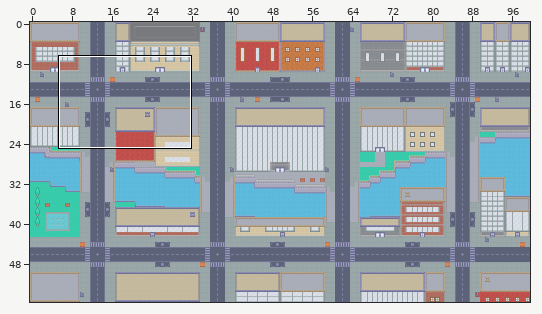
Two states of a Tiled map, assets/Maps/map_tutorial.tmx. Above: a wide view before the commit, with the close-up outlined.
Close-up. The starting point:
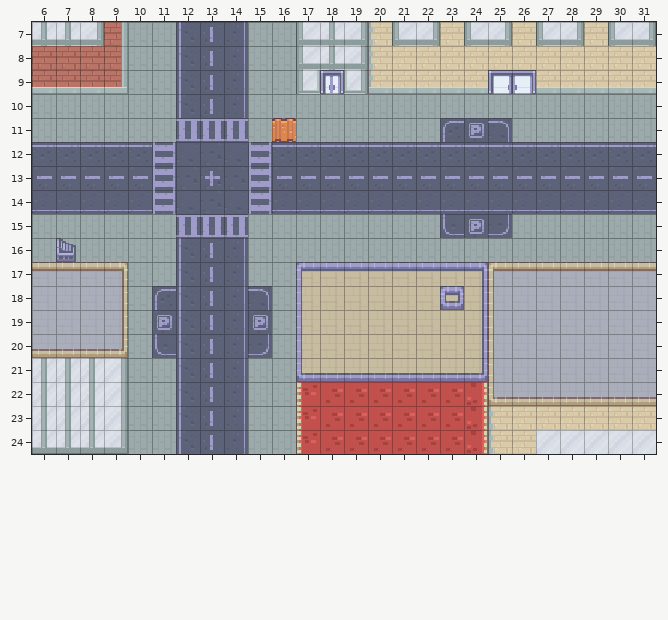
Cells are 16x16 px. Shown: x 6..31, y 7..24. The commit also changed other parts of the map, which this record leaves out.
The same view after the edit:
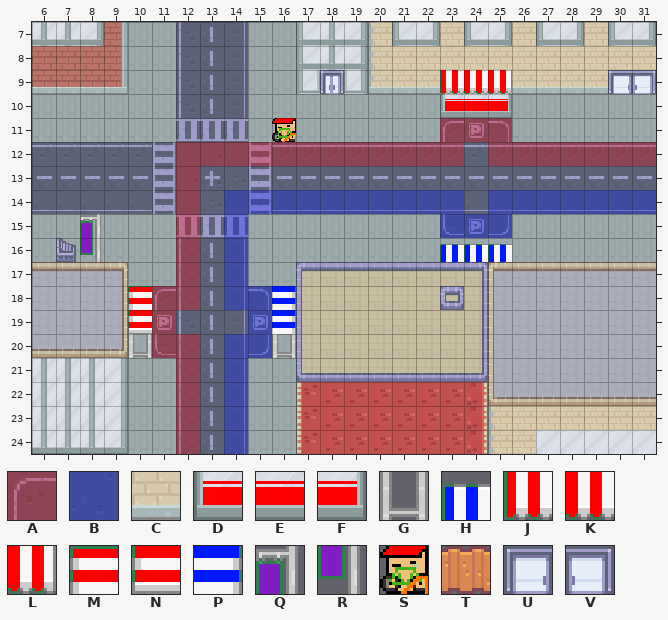
Key: from "Colours": A 0, B 24; from "roguelikeCity_magenta": C 306; from "roguelikeCity_magenta_final_bi": D 194, E 202, F 210, G 352, H 393, J 438, K 446, L 454, M 544, N 582, P 592, Q 676, R 716, S 1087; from "urbanRPG": T 383, U 412, V 413.
_ is an empty cell.
Tiles of an added or newly shown layer are drawn over the layers below it.
See-through tiles are keyed as they look on the map.
Difference:
Layer "Tile Layer Over":
Tile V gives way to tile C in row 9 at x 26.
The edit adds tile D in row 10 at x 23.
The edit adds tile E in row 10 at x 24.
The edit adds tile F in row 10 at x 25.
The edit adds tile G in row 20 at x 10 and 16.
The edit adds tile H in row 16 at x 23 to 25.
Tile C gives way to tile J in row 9 at x 23.
Tile C gives way to tile K in row 9 at x 24.
Tile U gives way to tile L in row 9 at x 25.
The edit adds tile M in row 18 at x 10.
The edit adds tile N in row 19 at x 10.
The edit adds tile P in rows 18 to 19 at x 16.
The edit adds tile Q in row 15 at x 8.
The edit adds tile R in row 16 at x 8.
Tile T gives way to tile S in row 11 at x 16.
Tile C gives way to tile U in row 9 at x 30.
Tile C gives way to tile V in row 9 at x 31.
Layer "overlay" (added):
The edit adds tile A in row 11 at x 23 to 25; in row 12 at x 12 to 23 and 25 to 31; in rows 13 to 17 at x 12; in row 18 at x 11 to 12; in row 19 at x 11; in row 20 at x 11 to 12.
The edit adds tile A in rows 21 to 24 at x 12.
Layer "overlay2" (added):
The edit adds tile B in row 14 at x 14 to 23 and 25 to 31; in row 15 at x 14 and 23 to 25; in rows 16 to 17 at x 14; in row 18 at x 14 to 15; in row 19 at x 15; in row 20 at x 14 to 15.
The edit adds tile B in rows 21 to 24 at x 14.
Pixel boxes of the changes (left, top, right, bottom) in both close-ups:
changed: (128, 70, 656, 454)
added: (80, 214, 101, 262)
